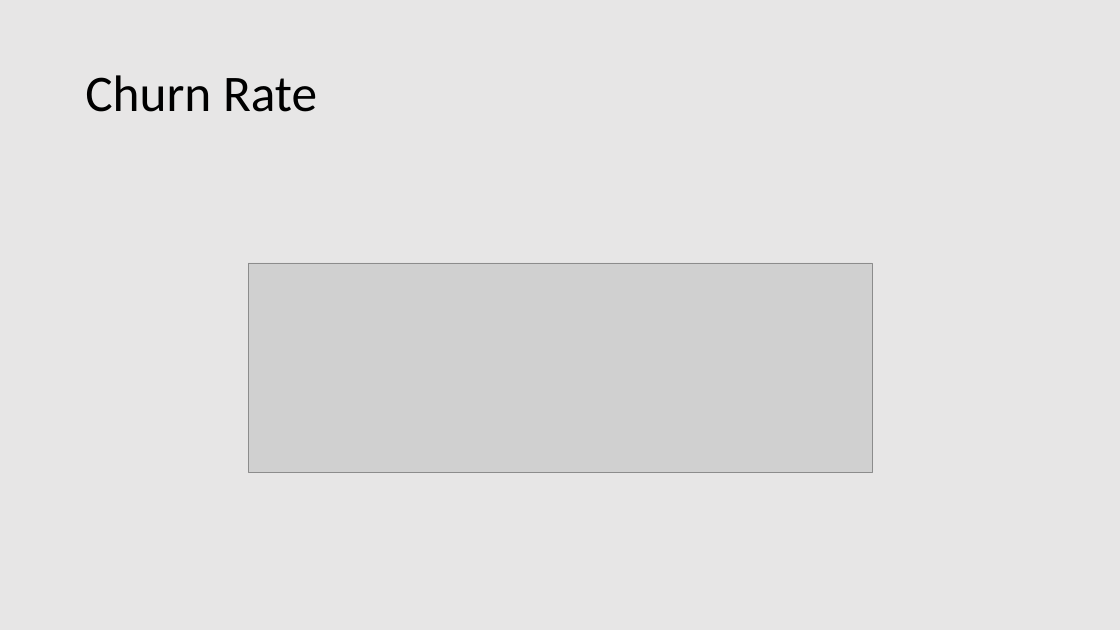
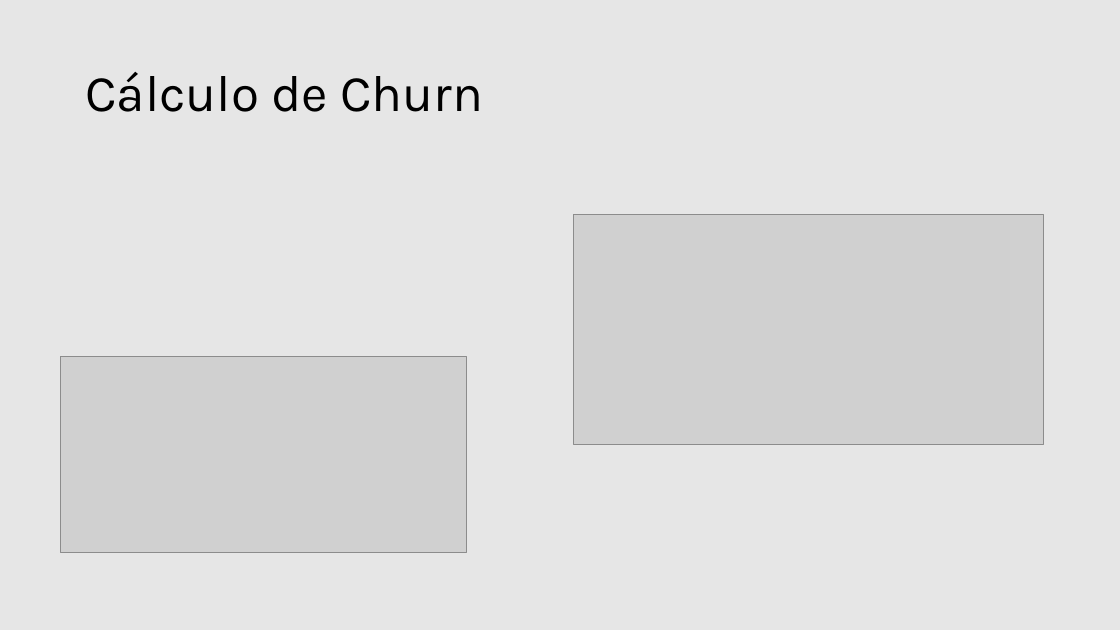
Before and after one commit to filipeaguiarrod/Fluke-Case, a slide deck: slide 4 of Churn_Case.pptx. Drawn at 1120x630 pixels with LibreOffice and Linux fonts; fonts in the diff are those of the drawing; grey boxes stand for pictures. Boxes give left, top, right and bottom in pixels: in the first picture for what was removed or moved away, otherwise in the second. Text is boxed around its words. In the diff, an @@ line names an element or a change of style, - is before the commit and + after.

```diff
--- a/Churn_Case.pptx
+++ b/Churn_Case.pptx
@@ background #E7E6E6 to #E6E6E6 @@
@@ title at <box>85,72,483,112</box>: text changed; font Calibri to Karla @@
-Churn Rate
+Cálculo de Churn
@@ picture added at <box>573,214,1043,444</box> @@
@@ picture removed at <box>248,263,872,472</box> @@
@@ picture added at <box>60,357,466,553</box> @@
```
Also in this commit, not shown: 8 other slides changed, 5 other files.
